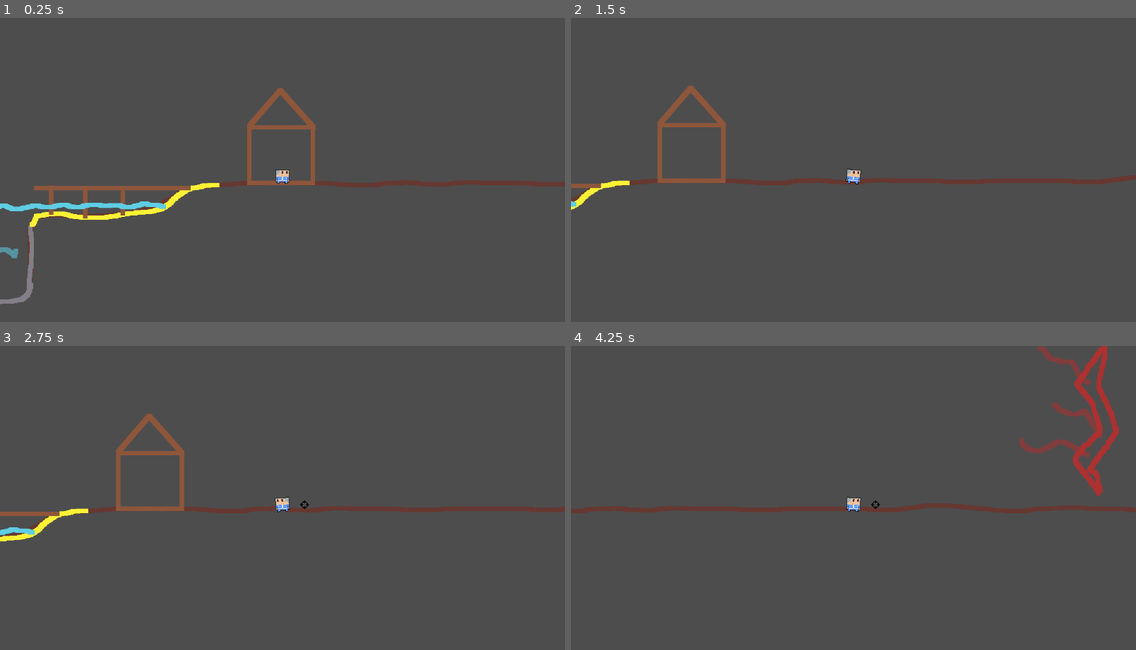
Above: before the commit, frames 1-4 (two rows, left to right).
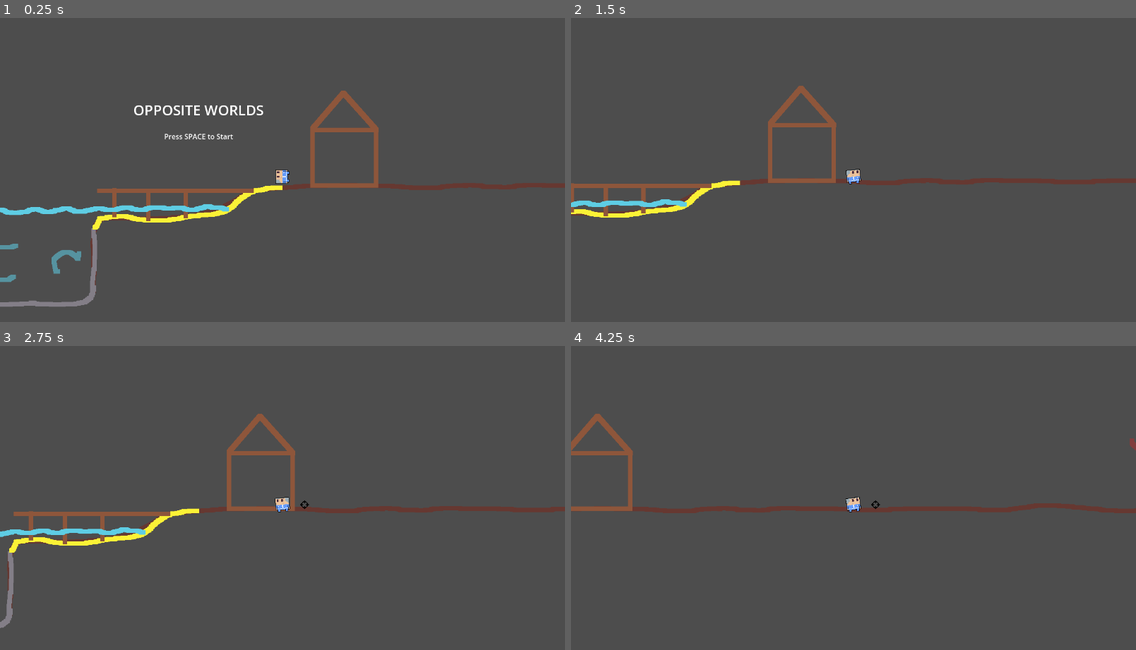
Above: after the commit, the same moments.

Repository: adammr333/opposite-worlds
Game: Godot game, scene res://scenes/game.tscn
The game is run twice, just before and just after one commit, with the same random seed, the same clock (stepped at 60 frames per second) and the same inputs.
Inputs (mouse positions are in pixels of both pictures, inside the frame that each line leads up to):
- Up to frame 1 (0.25 s): no input
- Up to frame 2 (1.5 s): tap Space (space, bound only after the commit) at 0.5, 0.8, 1.35 s; move the mouse to (977, 160) at 0.52 s; hold Right mouse button (r_click) 0.53-1.28 s; hold D (right) from 0.53 s (still down); tap W (up) at 0.77, 1.07 s; move the mouse to (740, 191) at 1.27 s
- Up to frame 3 (2.75 s): tap W (up) at 1.52, 1.55, 1.82, 2.1 s; move the mouse to (339, 434) at 2.02 s; release D (right) at 2.03 s; hold A (left) from 2.03 s (still down); hold Right mouse button (r_click) from 2.03 s (still down)
- Up to frame 4 (4.25 s): move the mouse to (825, 567) at 2.77 s; release A (left) at 2.78 s; release Right mouse button (r_click) at 2.78 s; hold D (right) from 2.78 s (still down); click (825, 567) at 2.85 s; tap W (up) at 3.02, 3.32, 3.77, 3.8, 4.07 s; tap Space (space, bound only after the commit) at 3.05 s; move the mouse to (1023, 552) at 3.52 s; hold Right mouse button (r_click) from 3.53 s (still down)

The runs differ from the first frame. In frame 1, 6.8% of the frame differs, in the area x 0-100%, y 22-95%; in frame 2, 3.8%; in frame 3, 4.2%; in frame 4, 3.2%.

Commit message:
Started on title screen opening.

Diff:
--- a/project.godot
+++ b/project.godot
@@ -15,6 +15,10 @@
 config/features=PackedStringArray("4.4", "Forward Plus")
 run/max_fps=60
 config/icon="res://icon.svg"
+
+[autoload]
+
+Autoload="*res://scripts/autoload.gd"
 
 [display]
 
@@ -58,6 +62,11 @@
 "events": [Object(InputEventKey,"resource_local_to_scene":false,"resource_name":"","device":-1,"window_id":0,"alt_press …(192 unchanged characters)…
 ]
 }
+space={
+"deadzone": 0.2,
+"events": [Object(InputEventKey,"resource_local_to_scene":false,"resource_name":"","device":-1,"window_id":0,"alt_pressed":false,"shift_pressed":false,"ctrl_pressed":false,"meta_pressed":false,"pressed":false,"keycode":0,"physical_keycode":32,"key_label":0,"unicode":32,"location":0,"echo":false,"script":null)
+]
+}
 
 [rendering]
 
--- a/scenes/game.tscn
+++ b/scenes/game.tscn
@@ -12,6 +12,100 @@
 
 [sub_resource type="RectangleShape2D" id="RectangleShape2D_lbhrr"]
 size = Vector2(355, 10)
+
+[sub_resource type="Animation" id="Animation_lnu2h"]
+resource_name = "title_screen"
+tracks/0/type = "value"
+tracks/0/imported = false
+tracks/0/enabled = true
+tracks/0/path = NodePath("Player:position")
+tracks/0/interp = 1
+tracks/0/loop_wrap = true
+tracks/0/keys = {
+"times": PackedFloat32Array(0),
+"transitions": PackedFloat32Array(1),
+"update": 0,
+"values": [Vector2(859, 402)]
+}
+tracks/1/type = "value"
+tracks/1/imported = false
+tracks/1/enabled = true
+tracks/1/path = NodePath("Player:rotation")
+tracks/1/interp = 1
+tracks/1/loop_wrap = true
+tracks/1/keys = {
+"times": PackedFloat32Array(0),
+"transitions": PackedFloat32Array(1),
+"update": 0,
+"values": [-1.5708]
+}
+
+[sub_resource type="Animation" id="Animation_lbhrr"]
+length = 0.001
+tracks/0/type = "value"
+tracks/0/imported = false
+tracks/0/enabled = true
+tracks/0/path = NodePath("Player:position")
+tracks/0/interp = 1
+tracks/0/loop_wrap = true
+tracks/0/keys = {
+"times": PackedFloat32Array(0),
+"transitions": PackedFloat32Array(1),
+"update": 0,
+"values": [Vector2(859, 402)]
+}
+tracks/1/type = "value"
+tracks/1/imported = false
+tracks/1/enabled = true
+tracks/1/path = NodePath("Player:rotation")
+tracks/1/interp = 1
+tracks/1/loop_wrap = true
+tracks/1/keys = {
+"times": PackedFloat32Array(0),
+"transitions": PackedFloat32Array(1),
+"update": 0,
+"values": [-1.5708]
+}
+
+[sub_resource type="Animation" id="Animation_iywne"]
+resource_name = "game_start"
+length = 0.3
+tracks/0/type = "value"
+tracks/0/imported = false
+tracks/0/enabled = true
+tracks/0/path = NodePath("Player:position")
+tracks/0/interp = 1
+tracks/0/loop_wrap = true
+tracks/0/keys = {
+"times": PackedFloat32Array(0, 0.3),
+"transitions": PackedFloat32Array(1, 1),
+"update": 0,
+"values": [Vector2(859, 402), Vector2(859, 386)]
+}
+tracks/1/type = "value"
+tracks/1/imported = false
+tracks/1/enabled = true
+tracks/1/path = NodePath("Player:rotation")
+tracks/1/interp = 1
+tracks/1/loop_wrap = true
+tracks/1/keys = {
+"times": PackedFloat32Array(0, 0.3),
+"transitions": PackedFloat32Array(1, 1),
+"update": 0,
+"values": [-1.5708, 0.0]
+}
+
+[sub_resource type="AnimationLibrary" id="AnimationLibrary_iywne"]
+_data = {
+&"RESET": SubResource("Animation_lbhrr"),
+&"game_start": SubResource("Animation_iywne"),
+&"title_screen": SubResource("Animation_lnu2h")
+}
+
+[sub_resource type="LabelSettings" id="LabelSettings_p57ef"]
+font_size = 32
+
+[sub_resource type="LabelSettings" id="LabelSettings_u5sy4"]
 
 [node name="Game" type="Node2D"]
 script = ExtResource("1_lnu2h")
@@ -55,9 +149,55 @@
 one_way_collision = true
 
 [node name="Player" parent="." instance=ExtResource("3_lbhrr")]
-position = Vector2(1002, 375)
+position = Vector2(859, 402)
+rotation = -1.5708
 
 [node name="PlayerCamera" type="Camera2D" parent="Player"]
+
+[node name="AnimationPlayer" type="AnimationPlayer" parent="."]
+libraries = {
+&"": SubResource("AnimationLibrary_iywne")
+}
+
+[node name="TitleScreen" type="Control" parent="."]
+layout_mode = 3
+anchors_preset = 0
+offset_left = 473.0
+offset_top = 228.0
+offset_right = 864.0
+offset_bottom = 322.0
+
+[node name="Title" type="Label" parent="TitleScreen"]
+layout_mode = 1
+anchors_preset = 5
+anchor_left = 0.5
+anchor_right = 0.5
+offset_left = -148.0
+offset_right = 148.0
+offset_bottom = 45.0
+grow_horizontal = 2
+text = "OPPOSITE WORLDS"
+label_settings = SubResource("LabelSettings_p57ef")
+horizontal_alignment = 1
+vertical_alignment = 1
+
+[node name="Space" type="Label" parent="TitleScreen"]
+layout_mode = 1
+anchors_preset = 7
+anchor_left = 0.5
+anchor_top = 1.0
+anchor_right = 0.5
+anchor_bottom = 1.0
+offset_left = -78.0
+offset_top = -23.0
+offset_right = 78.0
+grow_horizontal = 2
+grow_vertical = 0
+text = "Press SPACE to Start"
+label_settings = SubResource("LabelSettings_u5sy4")
+horizontal_alignment = 1
+vertical_alignment = 1
 
 [connection signal="body_entered" from="Level/Water" to="." method="_on_water_body_entered"]
 [connection signal="body_exited" from="Level/Water" to="." method="_on_water_body_exited"]
+[connection signal="animation_finished" from="AnimationPlayer" to="." method="_on_animation_player_animation_finished"]
--- a/scenes/player.tscn
+++ b/scenes/player.tscn
@@ -8,6 +8,21 @@
 
 [sub_resource type="RectangleShape2D" id="RectangleShape2D_g2els"]
 size = Vector2(28, 30)
+
+[sub_resource type="Animation" id="Animation_dqkch"]
+length = 0.001
+tracks/0/type = "value"
+tracks/0/imported = false
+tracks/0/enabled = true
+tracks/0/path = NodePath("Sprite2D:rotation")
+tracks/0/interp = 1
+tracks/0/loop_wrap = true
+tracks/0/keys = {
+"times": PackedFloat32Array(0),
+"transitions": PackedFloat32Array(1),
+"update": 0,
+"values": [0.0]
+}
 
 [sub_resource type="Animation" id="Animation_qhqgy"]
 resource_name = "run"
@@ -24,21 +39,6 @@
 "transitions": PackedFloat32Array(1, 1, 1, 1, 1),
 "update": 0,
 "values": [0.0, 0.174533, 0.0, -0.174533, 0.0]
-}
-
-[sub_resource type="Animation" id="Animation_dqkch"]
-length = 0.001
-tracks/0/type = "value"
-tracks/0/imported = false
-tracks/0/enabled = true
-tracks/0/path = NodePath("Sprite2D:rotation")
-tracks/0/interp = 1
-tracks/0/loop_wrap = true
-tracks/0/keys = {
-"times": PackedFloat32Array(0),
-"transitions": PackedFloat32Array(1),
-"update": 0,
-"values": [0.0]
 }
 
 [sub_resource type="AnimationLibrary" id="AnimationLibrary_qlg0r"]
@@ -58,11 +58,6 @@
 position = Vector2(0, 1)
 shape = SubResource("RectangleShape2D_g2els")
 
-[node name="AnimationPlayer" type="AnimationPlayer" parent="."]
-libraries = {
-&"": SubResource("AnimationLibrary_qlg0r")
-}
-
 [node name="MovementController" type="Node" parent="."]
 script = ExtResource("2_g2els")
 
@@ -77,4 +72,9 @@
 [node name="ReloadTimer" type="Timer" parent="."]
 one_shot = true
 
+[node name="AnimationPlayer" type="AnimationPlayer" parent="."]
+libraries = {
+&"": SubResource("AnimationLibrary_qlg0r")
+}
+
 [connection signal="timeout" from="ReloadTimer" to="AttackController" method="_on_reload_timer_timeout"]
--- a/scripts/attack_controller.gd
+++ b/scripts/attack_controller.gd
@@ -13,7 +13,7 @@
 
 
 func _unhandled_input(event: InputEvent) -> void:
-	if event.is_action_pressed("r_click"):
+	if event.is_action_pressed("r_click") && Autoload.gameState:
 		aimCursor.visible = true
 		isAiming = true
 		Input.warp_mouse(Vector2(1280/2 + 50, 720/2))
--- /dev/null
+++ b/scripts/autoload.gd
@@ -0,0 +1,32 @@
+extends Node
+
+@onready var game: Node = get_tree().get_root().get_node("Game")
+@onready var animPlayer: Node = get_tree().get_root().get_node("Game/AnimationPlayer")
+@onready var titleScreen: Node = get_tree().get_root().get_node("Game/TitleScreen")
+
+var titleState: bool
+var gameState: bool
+var endState: bool
+
+
+func _ready() -> void:
+	titleState = true
+	gameState = false
+	endState = false
+	pass
+
+
+func _unhandled_input(event: InputEvent) -> void:
+	if event.is_action_pressed("space"):
+		if titleState:
+			animPlayer.animation_finished.connect(_start_game)
+			animPlayer.play("game_start")
+			titleScreen.visible = false
+	pass
+
+
+func _start_game(anim_name: StringName):
+	if anim_name == "game_start":
+		titleState = false
+		gameState = true
+	pass
--- a/scripts/game.gd
+++ b/scripts/game.gd
@@ -25,3 +25,7 @@
 	if event.is_action_pressed("escape"):
 		if Input.MOUSE_MODE_CONFINED_HIDDEN:
 			Input.mouse_mode = Input.MOUSE_MODE_VISIBLE
+
+
+func _on_animation_player_animation_finished(anim_name: StringName) -> void:
+	pass # Replace with function body.
--- a/scripts/movement_controller.gd
+++ b/scripts/movement_controller.gd
@@ -10,21 +10,22 @@
 
 
 func _physics_process(delta: float) -> void:
-	if not player.is_on_floor() && !player.isSwimming:
-		player.velocity.y += gravity * delta
-	var moveDir: Vector2 = Input.get_vector("left", "right", "up", "down")
-	if moveDir:
-		player.velocity.x = (moveDir.x * SPEED)
-		animPlayer.play("run")
-		if moveDir.x < 0:
-			playerSprite.scale.x = -1
+	if Autoload.gameState:
+		if not player.is_on_floor() && !player.isSwimming:
+			player.velocity.y += gravity * delta
+		var moveDir: Vector2 = Input.get_vector("left", "right", "up", "down")
+		if moveDir:
+			player.velocity.x = (moveDir.x * SPEED)
+			animPlayer.play("run")
+			if moveDir.x < 0:
+				playerSprite.scale.x = -1
+			else:
+				playerSprite.scale.x = 1
+			if player.isSwimming:
+				player.velocity.y = moveDir.y * SPEED
 		else:
-			playerSprite.scale.x = 1
-		if player.isSwimming:
-			player.velocity.y = moveDir.y * SPEED
-	else:
-		player.velocity.x = move_toward(player.velocity.x, 0, SPEED)
-		if player.isSwimming:
-			player.velocity.y = move_toward(player.velocity.y, 0, SPEED)
-		animPlayer.stop()
-	player.move_and_slide()
+			player.velocity.x = move_toward(player.velocity.x, 0, SPEED)
+			if player.isSwimming:
+				player.velocity.y = move_toward(player.velocity.y, 0, SPEED)
+			animPlayer.stop()
+		player.move_and_slide()
Not shown: 1 places in scenes/game.tscn that only renumber resources
Not shown, added: scripts/autoload.gd.uid
